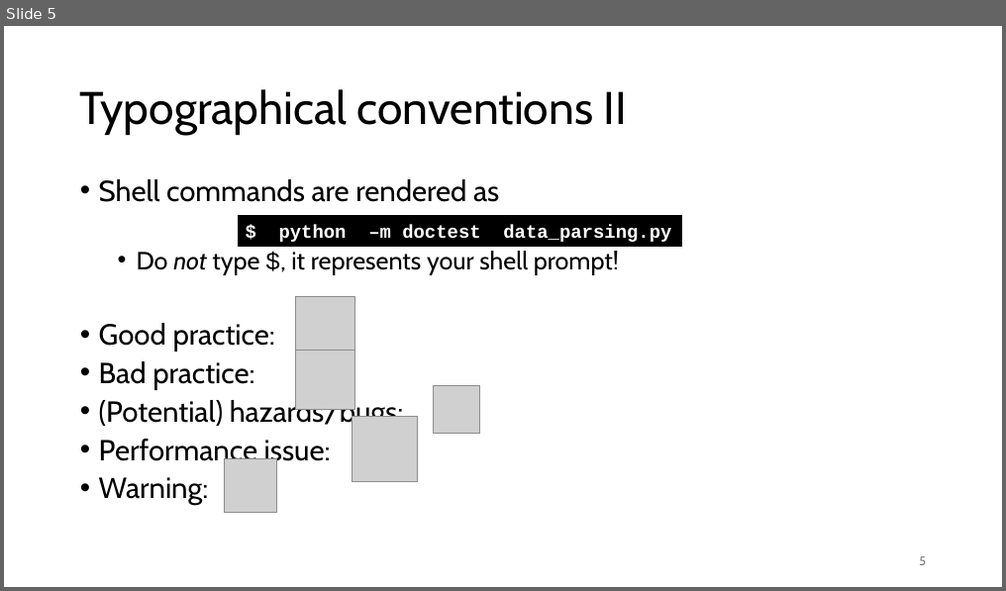
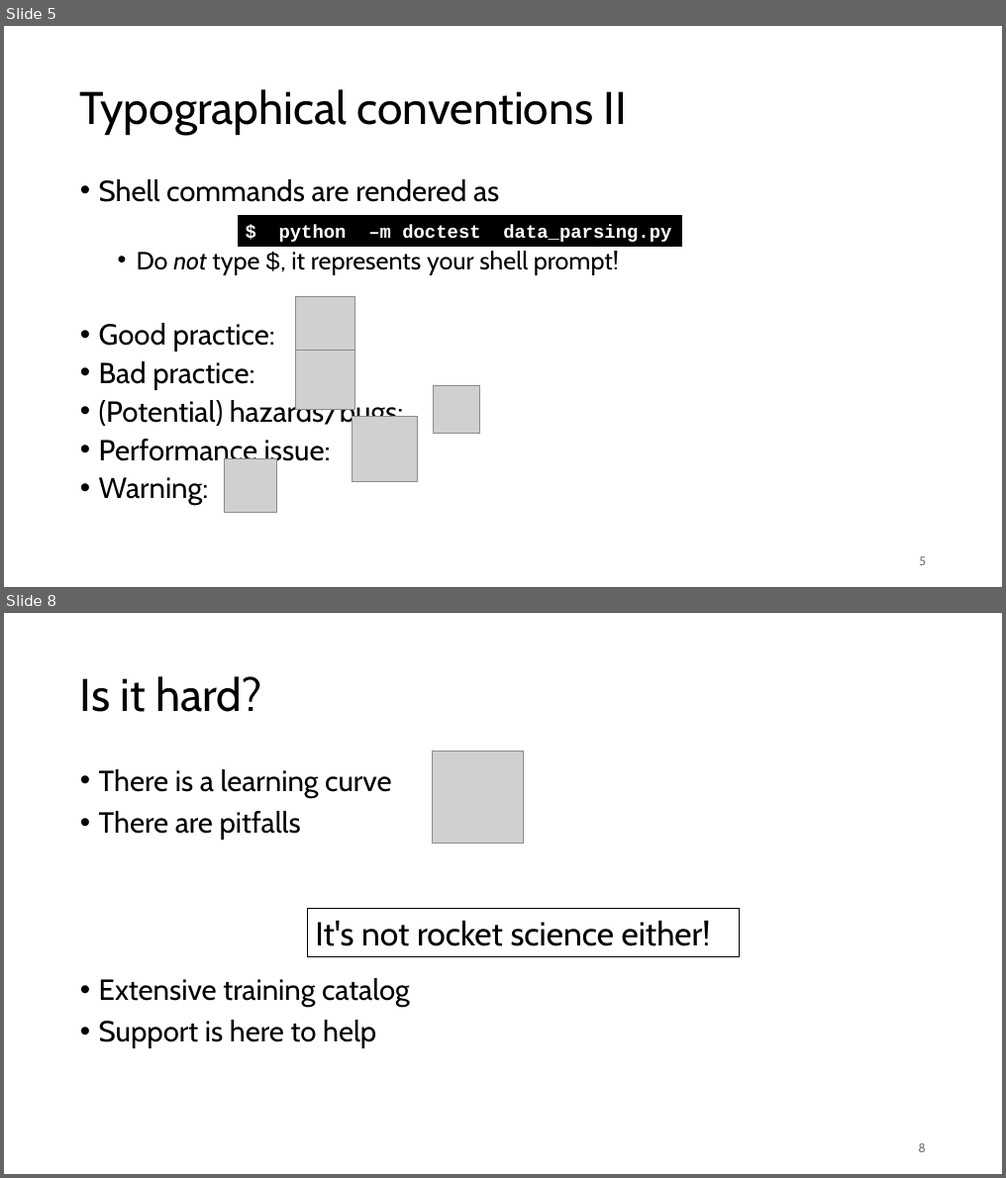
Before and after one commit to gjbex/Best-practices-for-data-science-on-HPC, a slide deck: best_practices_for_data_science_on_hpc.pptx. Shown one above the other, each under a label of ours: slide 5 before the commit, slides 5 and 8 after it; the slides between them are not shown. The pictures are 1006x591 and 1006x1178 pixels, drawn with LibreOffice and Linux fonts; fonts in the diff are those of the drawing; grey boxes stand for pictures. Boxes give left, top, right and bottom in pixels: in the first picture for what was removed or moved away, otherwise in the second. Text is boxed around its words. In the diff, an @@ line names an element or a change of style, - is before the commit and + after.

```diff
--- a/best_practices_for_data_science_on_hpc.pptx
+++ b/best_practices_for_data_science_on_hpc.pptx
@@ slide 8 added at bbox=[4, 613, 1002, 1174], background #FFFFFF @@
@@ title added at bbox=[80, 676, 261, 712], 44 pt, text #000000 @@
+Is it hard?
@@ picture added at bbox=[433, 752, 524, 843] @@
@@ text added at bbox=[99, 769, 410, 1049], 28 pt, text #000000 @@
+• There is a learning curve
+• There are pitfalls
+• Extensive training catalog
+• Support is here to help
@@ rectangle added at bbox=[308, 909, 740, 957], outline #000000 0.75 pt, 32 pt, text #000000 @@
+It's not rocket science either!
@@ page number added at bbox=[918, 1144, 926, 1153], 12 pt, text #797979 @@
+8
```
Also in this commit, not shown: 1 slide changed, 7 other slides added, 1 slide removed.
